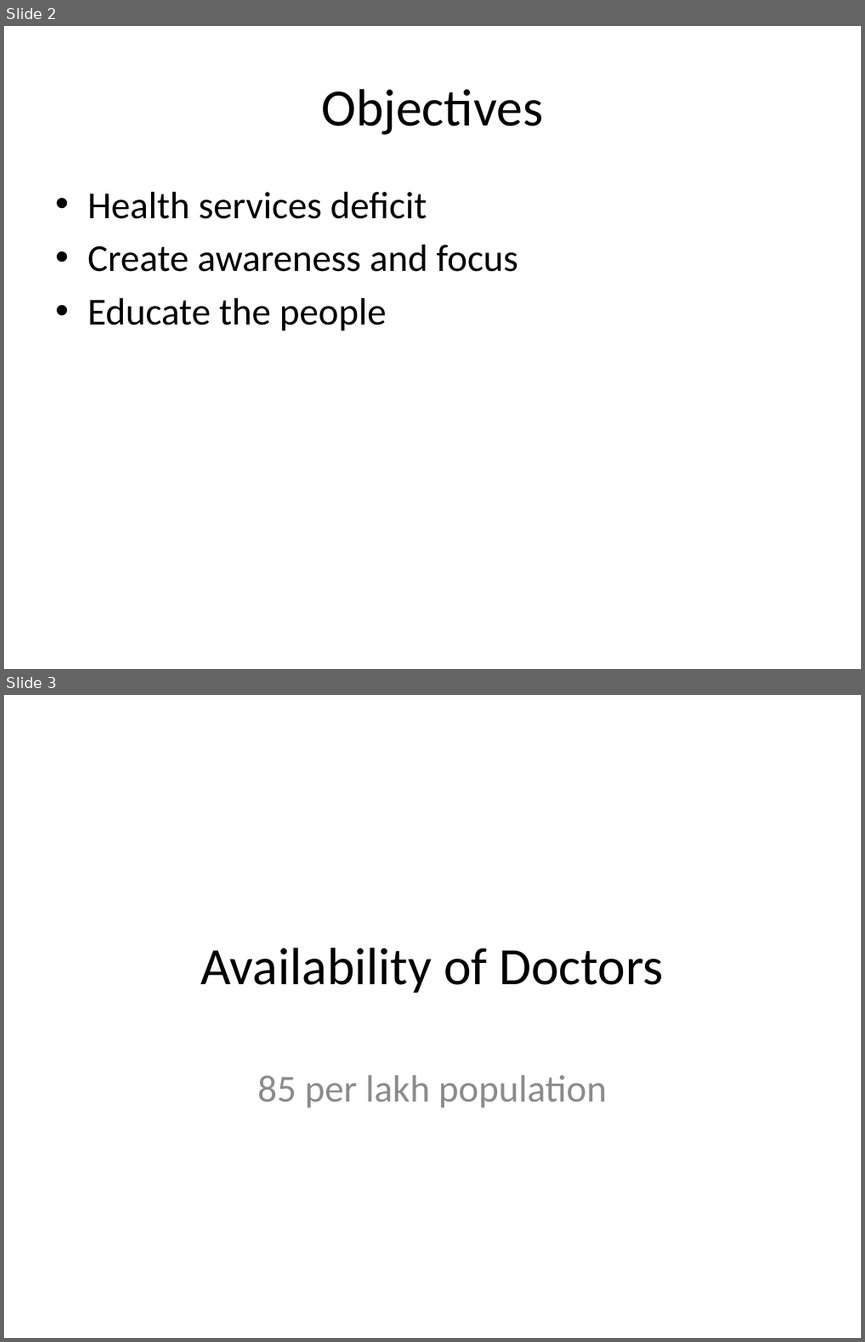
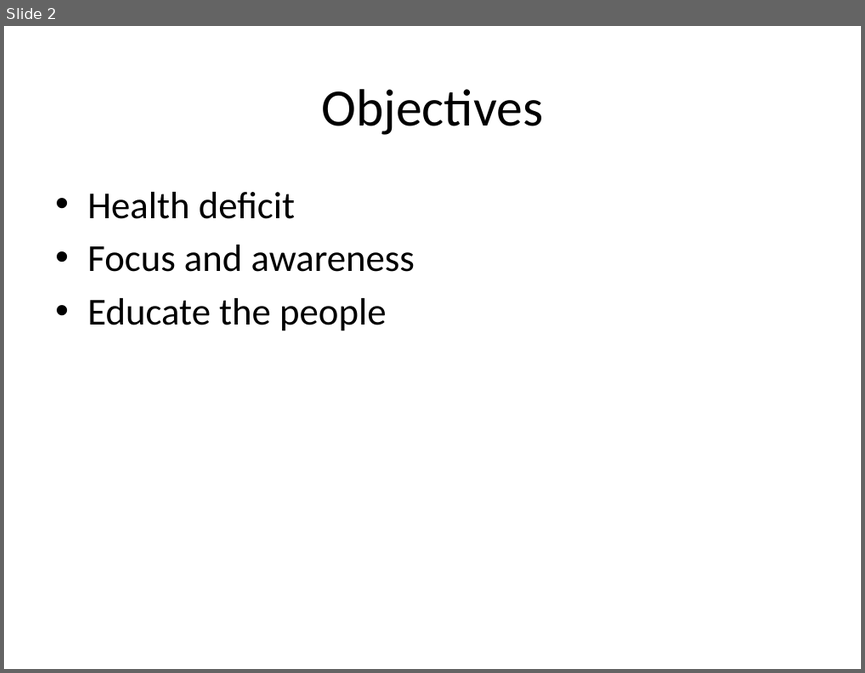
Before and after one commit to saravananselvamani/heathavailability, a slide deck: public/hackathon.pptx. Shown one above the other, each under a label of ours: slides 2 and 3 before the commit, slide 2 after it. The pictures are 865x1342 and 865x673 pixels, drawn with LibreOffice and Linux fonts; fonts in the diff are those of the drawing. Boxes give left, top, right and bottom in pixels: in the first picture for what was removed or moved away, otherwise in the second. Text is boxed around its words. In the diff, an @@ line names an element or a change of style, - is before the commit and + after.

```diff
--- a/public/hackathon.pptx
+++ b/public/hackathon.pptx
@@ slide 3 removed at (x1=4, y1=695, x2=861, y2=1338), background #FFFFFF @@
@@ title removed at (x1=200, y1=947, x2=663, y2=993) @@
-Availability of Doctors
@@ subtitle removed at (x1=257, y1=1075, x2=607, y2=1107) @@
-85 per lakh population
@@ slide 2 changed as well @@
@@ text at (x1=87, y1=192, x2=415, y2=272): text changed @@
-• Health services deficit
-• Create awareness and focus
+• Health deficit
+• Focus and awareness
```
Also in this commit, not shown: 3 other slides changed, 4 slides added, 2 other slides removed.
